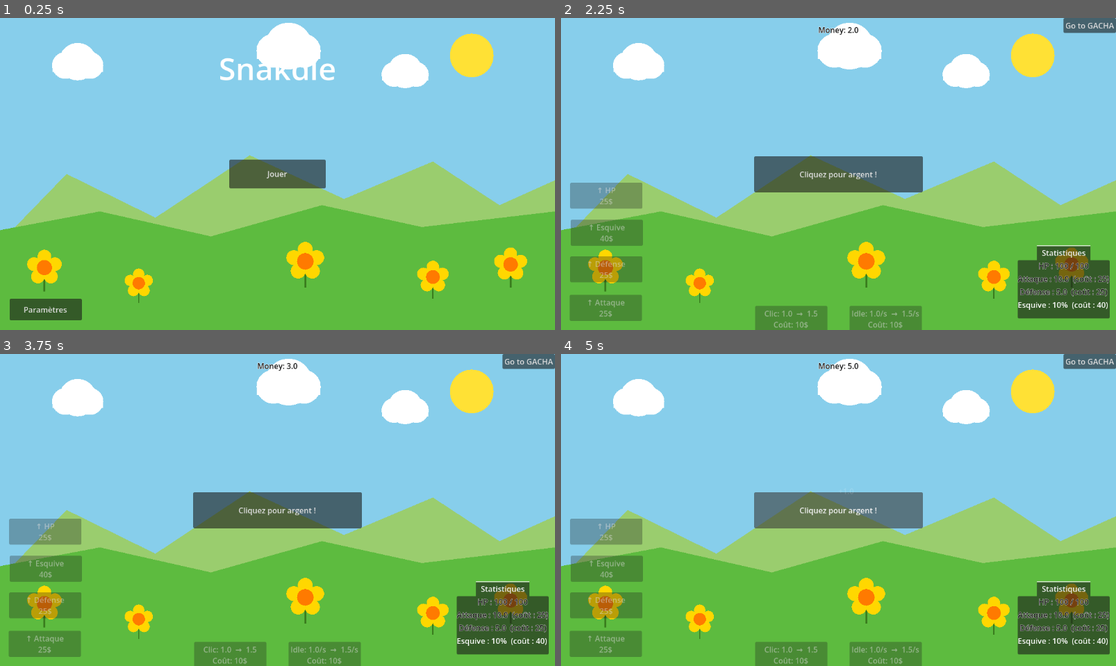
Above: before the commit, frames 1-4 (two rows, left to right).
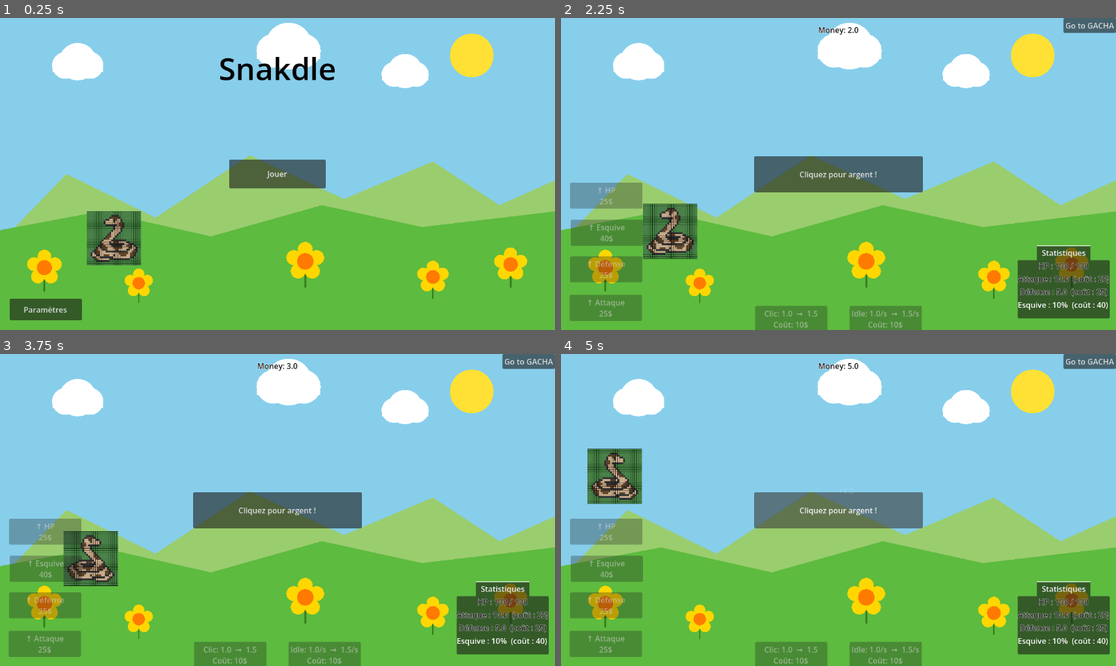
Above: after the commit, the same moments.

Repository: XeyNox/Snakdle
Game: Godot game, scene res://Scenes/TitleScreen.tscn
Two runs of this game, one before a commit and one after it. Both use one fixed random seed, a clock stepped at 60 frames per second and the inputs below.
Inputs:
- Up to frame 1 (0.25 s): no input
- Up to frame 2 (2.25 s): click "Jouer" at 0.5 s; click "Go to GACHA" at 1.25 s; click "Go to Main" at 2 s
- Up to frame 3 (3.75 s): click "Go to GACHA" at 2.75 s; click "Go to Main" at 3.5 s
- Up to frame 4 (5 s): click "Cliquez pour argent !" at 4.25 s

The runs differ from the first frame. In frame 1, 2.4% of the frame differs, in the area x 15-61%, y 12-80%; in frame 2, 1.7%; in frame 3, 1.7%; in frame 4, 1.8%.

Commit message:
add deplacement snake

Diff:
--- /dev/null
+++ b/Scenes/Enemy.tscn
@@ -0,0 +1,16 @@
+[gd_scene format=3 uid="uid://ds3ex0mbhc85k"]
+
+[ext_resource type="Script" uid="uid://bc8buseilwhul" path="res://Scripts/enemy.gd" id="1_m1htj"]
+
+[sub_resource type="Theme" id="Theme_wovta"]
+
+[node name="Enemy" type="Node2D" unique_id=1225953850]
+script = ExtResource("1_m1htj")
+
+[node name="ColorRect" type="ColorRect" parent="." unique_id=1378660084]
+modulate = Color(1, 0, 0, 1)
+self_modulate = Color(1, 0, 0, 1)
+offset_left = -20.0
+offset_top = -60.0
+offset_right = 20.0
+theme = SubResource("Theme_wovta")
--- a/Scenes/TitleScreen.tscn
+++ b/Scenes/TitleScreen.tscn
@@ -23,6 +23,7 @@
 offset_right = 150.0
 offset_bottom = 130.0
 grow_horizontal = 2
+theme_override_colors/font_color = Color(0, 0, 0, 1)
 theme_override_font_sizes/font_size = 64
 text = "Snakdle"
 horizontal_alignment = 1
--- a/Scenes/background.tscn
+++ b/Scenes/background.tscn
@@ -1,25 +1,9 @@
 [gd_scene format=3 uid="uid://cge6os48vo14u"]
 
 [ext_resource type="Script" uid="uid://8gdscm58a7u" path="res://Scripts/background.gd" id="1_sn1xx"]
+[ext_resource type="Script" uid="uid://dp561n3jt4ae8" path="res://Scripts/enemy_manager.gd" id="2_4aqey"]
 [ext_resource type="Script" uid="uid://b3ogajb1mincr" path="res://Scripts/game_scene.gd" id="2_gs"]
-
-[sub_resource type="SpriteFrames" id="SpriteFrames_snake"]
-animations = [{
-"frames": [],
-"loop": true,
-"name": &"attack",
-"speed": 10.0
-}, {
-"frames": [],
-"loop": false,
-"name": &"hurt",
-"speed": 8.0
-}, {
-"frames": [],
-"loop": true,
-"name": &"walk",
-"speed": 8.0
-}]
+[ext_resource type="Texture2D" uid="uid://cvhmfhttd53at" path="res://assets/serpent-corps.jpg" id="4_xgxeb"]
 
 [sub_resource type="SpriteFrames" id="SpriteFrames_boss"]
 animations = [{
@@ -37,13 +21,16 @@
 [node name="Background" type="Node2D" unique_id=938921807]
 script = ExtResource("2_gs")
 
+[node name="EnemyManager" type="Node2D" parent="." unique_id=1425797215]
+script = ExtResource("2_4aqey")
+
 [node name="Fond" type="Node2D" parent="." unique_id=101010101]
 script = ExtResource("1_sn1xx")
 
-[node name="Snake" type="AnimatedSprite2D" parent="." unique_id=202020202]
+[node name="Snake" type="Sprite2D" parent="." unique_id=778248420]
 position = Vector2(200, 450)
-sprite_frames = SubResource("SpriteFrames_snake")
-animation = &"walk"
+scale = Vector2(0.3, 0.3)
+texture = ExtResource("4_xgxeb")
 
 [node name="Boss" type="AnimatedSprite2D" parent="." unique_id=303030303]
 visible = false
--- /dev/null
+++ b/Scripts/enemy.gd
@@ -0,0 +1,63 @@
+extends Node2D
+
+signal died
+
+var hp: float = 0.0
+var attack: float = 0.0
+var target_x: float = 200
+
+const SPEED := 80
+const ATTACK_INTERVAL := 3.0
+const ATTACK_RANGE := 100.0
+
+var _attack_timer: float = 0.0
+
+func _ready() -> void:
+	scale = Vector2.ZERO
+	var tween = create_tween()
+	tween.tween_property(self, "scale", Vector2(1.2, 1.2), 0.12)
+	tween.tween_property(self, "scale", Vector2.ONE, 0.08)
+
+func setup() -> void:
+	hp = 30.0 + GameManager.boss_level * 10
+	attack = 5.0 + GameManager.boss_level * 2
+
+func _process(delta: float) -> void:
+	if GameManager.screen_state != "playing":
+		return
+	if abs(position.x - target_x) > ATTACK_RANGE:
+		position.x += sign(target_x - position.x) * SPEED * delta
+	else:
+		_attack_timer += delta
+		if _attack_timer >= ATTACK_INTERVAL:
+			_attack_timer = 0.0
+			_attack_player()
+
+func take_damage(amount: float) -> void:
+	hp -= amount
+	if hp <= 0.0:
+		_die()
+
+func _attack_player() -> void:
+	if randf() < GameManager.player_evasion:
+		return
+	var dmg := maxf(1.0, attack - GameManager.player_defense)
+	GameManager.player_hp = maxf(0.0, GameManager.player_hp - dmg)
+	GameManager.player_hp_changed.emit(GameManager.player_hp, GameManager.player_max_hp)
+	if GameManager.player_hp <= 0.0:
+		GameManager._player_die()
+	_flash_attack()
+
+func _flash_attack() -> void:
+	var rect := $ColorRect
+	var tween = create_tween()
+	tween.tween_property(rect, "color", Color(1.0, 1.0, 0.0, 1.0), 0.08)
+	tween.tween_property(rect, "color", Color(0.8, 0.1, 0.1, 1.0), 0.12)
+
+func _die() -> void:
+	if randi() % 2 == 0:
+		GameManager.player_attack += 0.5
+	else:
+		GameManager.player_defense += 0.3
+	died.emit()
+	queue_free()
--- /dev/null
+++ b/Scripts/enemy_manager.gd
@@ -0,0 +1,54 @@
+extends Node2D
+
+const EnemyScene = preload("res://Scenes/Enemy.tscn")
+const MAX_ENEMIES := 3
+
+var _enemies: Array = []
+var _spawn_timer: float = 0.0
+var _next_spawn_time: float = 0.0
+var _paused: bool = false
+
+func _ready() -> void:
+	_reset_spawn_timer()
+
+func _process(delta: float) -> void:
+	if _paused or GameManager.screen_state == "gameover":
+		return
+
+	if _enemies.size() > 0 and is_instance_valid(_enemies[0]):
+		_enemies[0].take_damage(GameManager.player_attack * delta)
+
+	_spawn_timer += delta
+	if _spawn_timer >= _next_spawn_time and _enemies.size() < MAX_ENEMIES:
+		_spawn_enemy()
+		_reset_spawn_timer()
+
+func pause_spawning() -> void:
+	_paused = true
+	for enemy in _enemies:
+		if is_instance_valid(enemy):
+			enemy.queue_free()
+	_enemies.clear()
+
+func resume_spawning() -> void:
+	_paused = false
+	_reset_spawn_timer()
+
+func _spawn_enemy() -> void:
+	var enemy = EnemyScene.instantiate()
+	var vp_width: float = get_viewport_rect().size.x
+	if randi() % 2 == 0:
+		enemy.position = Vector2(-50.0, 450.0)
+	else:
+		enemy.position = Vector2(vp_width + 50.0, 450.0)
+	enemy.setup()
+	enemy.died.connect(_on_enemy_died.bind(enemy))
+	add_child(enemy)
+	_enemies.append(enemy)
+
+func _on_enemy_died(enemy: Node2D) -> void:
+	_enemies.erase(enemy)
+
+func _reset_spawn_timer() -> void:
+	_spawn_timer = 0.0
+	_next_spawn_time = randf_range(3.0, 7.0)
--- a/Scripts/game_scene.gd
+++ b/Scripts/game_scene.gd
@@ -1,14 +1,30 @@
 extends Node2D
 
-@onready var snake: AnimatedSprite2D = $Snake
-@onready var boss: AnimatedSprite2D  = $Boss
+@onready var snake: Sprite2D = $Snake
+@onready var boss: AnimatedSprite2D = $Boss
+@onready var enemy_manager = $EnemyManager
 
 func _ready() -> void:
 	GameManager.boss_started.connect(_on_boss_started)
 	GameManager.boss_defeated.connect(_on_boss_defeated)
 	GameManager.player_died.connect(_on_player_died)
 	boss.visible = false
-	_play(snake, "walk")
+	_pick_next_target()
+
+func _pick_next_target() -> void:
+	var vp := get_viewport_rect().size
+	var target_x := randf_range(50.0, vp.x - 50.0)
+	var target_y := randf_range(150.0, vp.y - 100.0)
+	var dist := (Vector2(target_x, target_y) - snake.position).length()
+	var duration := dist / 150.0
+	snake.flip_h = target_x < snake.position.x
+
+	var tween = create_tween()
+	tween.set_parallel(true)
+	tween.tween_property(snake, "position:x", target_x, duration)
+	tween.tween_property(snake, "position:y", target_y, duration)
+	tween.chain().tween_interval(randf_range(0.5, 2.0))
+	tween.chain().tween_callback(_pick_next_target)
 
 func _unhandled_input(event: InputEvent) -> void:
 	if event.is_action_pressed("ui_cancel") and GameManager.screen_state == "playing":
@@ -17,17 +33,16 @@
 
 func _on_boss_started(_max_hp: float) -> void:
 	boss.visible = true
-	_play(snake, "attack")
 	_play(boss, "idle")
+	enemy_manager.pause_spawning()
 
 func _on_boss_defeated(_gems: int) -> void:
 	_play(boss, "death")
 	await get_tree().create_timer(1.0).timeout
 	boss.visible = false
-	_play(snake, "walk")
+	enemy_manager.resume_spawning()
 
 func _on_player_died() -> void:
-	_play(snake, "hurt")
 	await get_tree().create_timer(1.0).timeout
 	if is_instance_valid(self):
 		get_tree().change_scene_to_file("res://Scenes/TitleScreen.tscn")
Not shown, added: Scripts/enemy.gd.uid
Not shown, added: Scripts/enemy_manager.gd.uid
